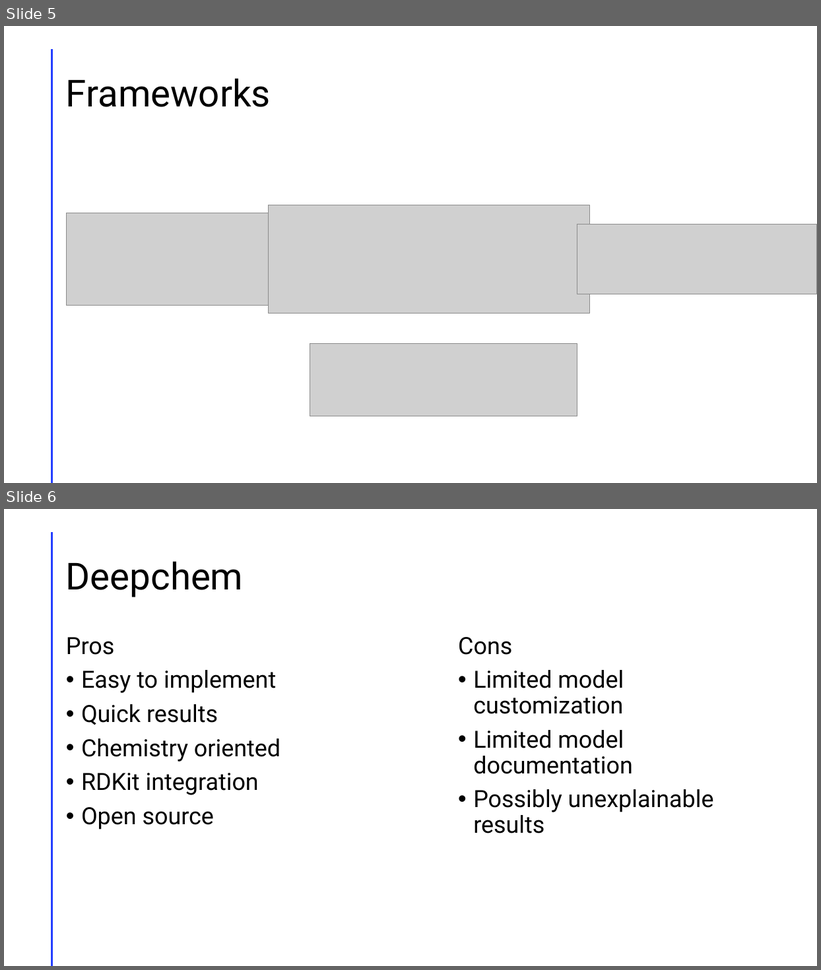
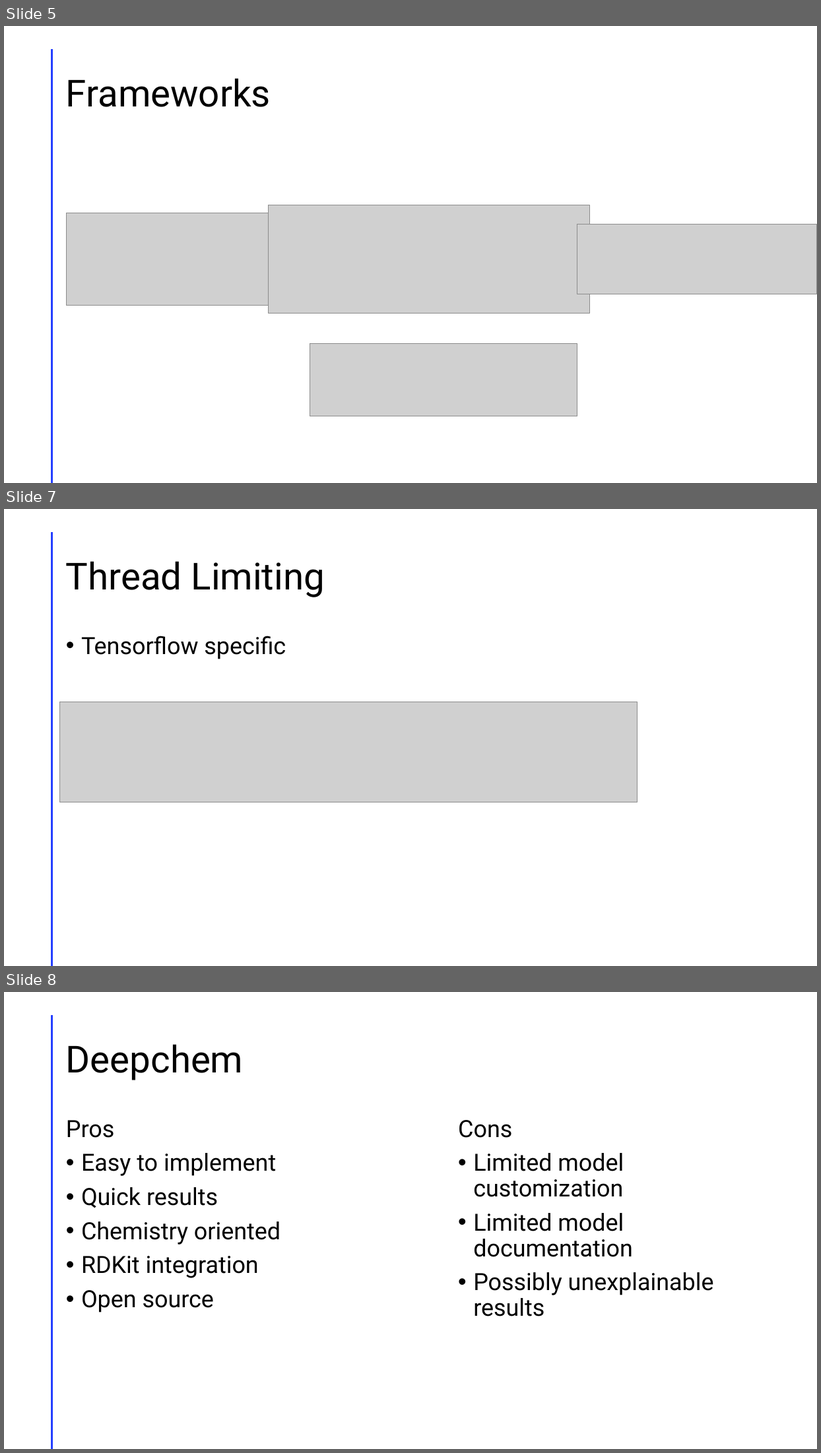
Before and after one commit to Ian-McCleary/chem-ml-research, a slide deck: Presentation1.pptm. Shown one above the other, each under a label of ours: slides 5 and 6 before the commit, slides 5, 7 and 8 after it; the slides between them are not shown. The pictures are 821x970 and 821x1453 pixels, drawn with LibreOffice and Linux fonts; fonts in the diff are those of the drawing; grey boxes stand for pictures. Boxes give left, top, right and bottom in pixels: in the first picture for what was removed or moved away, otherwise in the second. Text is boxed around its words. In the diff, an @@ line names an element or a change of style, - is before the commit and + after.

```diff
--- a/Presentation1.pptm
+++ b/Presentation1.pptm
@@ slide 7 added at (4, 509, 817, 966), background #FFFFFF; not listed: 1 template element that a slide beside it also shows @@
@@ title added at (66, 561, 325, 597), 44 pt, text #000000 @@
+Thread Limiting
@@ text added at (81, 636, 286, 659), 28 pt, text #000000 @@
+• Tensorflow specific
@@ picture added at (60, 702, 637, 803) @@
@@ what was slide 6 is now slide 8 @@
```
Also in this commit, not shown: 6 other slides added, 1 other file.
